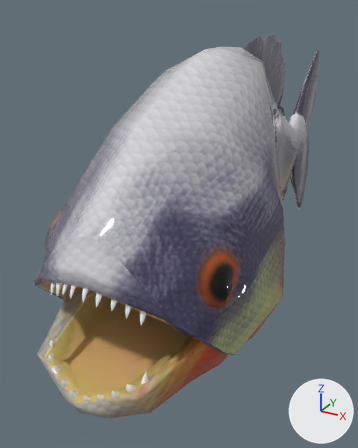
The FBX model Models/piranha_swim.fbx, before and after one commit.
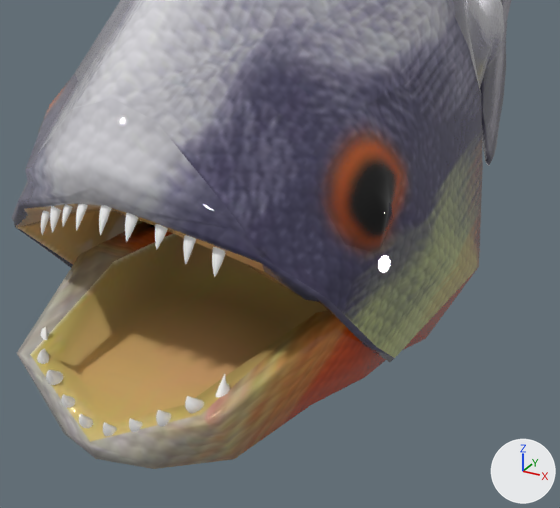
There are two pictures of each version: one whole from a camera (50 mm lens) standing at (0.0314, -0.0775, 0.0323) and looking at (-0.0085, -0.005, -0.004), one close up from a camera (50 mm lens) standing at (0.0279, -0.0722, 0.0189) and looking at (-0.0071, -0.0087, -0.0128). Arrows for +X, +Y and +Z are at lower right; the lights stay in place. Both versions are drawn at full value of the shape key 'mouth' of 'fish_body_noTurn'; the numbers are the values there. Vertices at the same position are counted once.

The scene before the commit, as lines of its bpy script (objects in view):
```python
me_mesh = bpy.data.meshes.new('Mesh')
me_mesh.from_pydata(...)  # 1842 vertices, 1893 faces; spans x -1.48..1.47, y -2.19..2.23, z -4.31..4.22
me_mesh.materials.append(mat_blinn2)  # picture img_piranha_colortest_jpg
me_mesh_005 = bpy.data.meshes.new('Mesh.005')
me_mesh_005.from_pydata(...)  # 150 vertices, 151 faces; spans x -0.253..0.308, y -0.586..0.536, z -0.908..0.062
me_mesh_005.materials.append(mat_blinn2)  # picture img_piranha_colortest_jpg
ob_fish_body_noturn = bpy.data.objects.new('fish_body_noTurn', me_mesh)
ob_fish_body_noturn.location = (0.0, -0.00228, 0.00458)
ob_fish_body_noturn.rotation_euler = (1.571, 0.0, 0.0)  # degrees (90, 0, 0)
ob_fish_body_noturn.scale = (0.01, 0.01, 0.01)
ob_fish_tail_noturn = bpy.data.objects.new('fish_tail_noTurn', me_mesh_005)
ob_fish_tail_noturn.parent = ob_fish_body_noturn
ob_fish_tail_noturn.location = (0.0000156, -0.0788, -3.606)
ob_fish_tail_noturn.scale = (0.302, 3.62, 1.8)
```
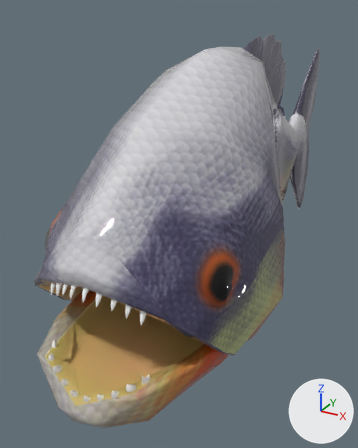
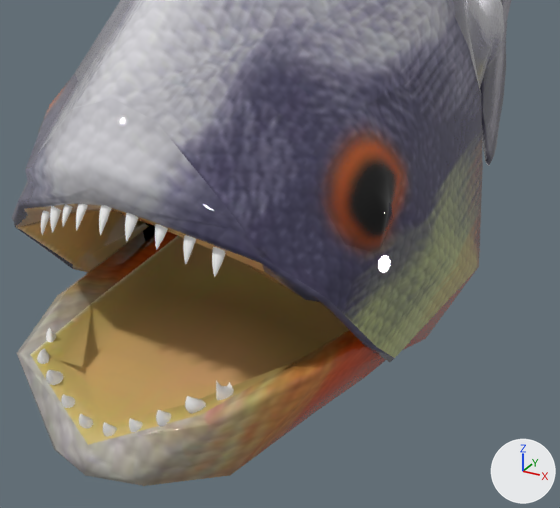
The change, as a diff of the scene's bpy script:
```diff
--- a/Models/piranha_swim.fbx.py
+++ b/Models/piranha_swim.fbx.py
@@ me_mesh @@
 # used by ob_fish_body_noturn; location = (0.0, -0.00228, 0.00458); rotation_euler = (1.571, 0.0, 0.0), in degrees (90, 0, 0); scale = (0.01, 0.01, 0.01)
-me_mesh.from_pydata(...)  # 1842 vertices, 1893 faces; spans x -1.48..1.47, y -2.19..2.23, z -4.31..4.22
+me_mesh.from_pydata(...)  # 1844 vertices, 1896 faces; spans x -1.48..1.47, y -2.19..2.23, z -4.31..4.29
+# me_mesh part 1: the loose piece of 73 vertices spanning x -0.73..-0.65, y -1.22..-1.02, z 3.8..3.89 is rebuilt with 73 vertices and now spans x -0.73..-0.65, y -1.23..-1.05, z 3.74..3.86
+# me_mesh part 2
+# 21 vertices are removed from x 0.63..0.72, y -1.19..-1.01, z 3.73..3.88
+# 44 faces are deleted
+# 9 vertices in x -0.32..0.3, y -1.44..-1.35, z 4.09..4.16 move by (0.0, -0.01, 0.01)
+# 5 vertices in x -1.04..1.08, y -0.94..-0.87, z 2.95..3.14 move by (0.0, -0.22, 0.27)
+# 5 vertices in x -0.37..0.34, y -1.6..-1.52, z 4.09..4.19 move by (0.0, -0.05, 0.1)
+# 4 vertices in x -0.15..0.29, y -1.44..-1.37, z 4.1..4.22 move by (0.0, -0.01, 0.02)
+# 4 vertices in x -0.12..0.26, y -1.44..-1.34, z 4.14..4.16 move by (0.0, 0.0, 0.01)
+# 4 vertices in x 0.65..0.68, y -1.16..-1.13, z 3.88..3.89 move by (0.0, -0.02, -0.03)
+# 91 vertices move from x -1.08..0.93, y -2.05..-0.9, z 1.86..4.21 to x -1.08..0.93, y -2.11..-1.01, z 2.07..4.28
+# 23 vertices are added at x 0.61..0.74, y -1.2..-1.03, z 3.72..3.98
+# 47 new faces join them
 me_mesh.materials.append(mat_blinn2)
```

Pixel boxes [x1, y1, x2, y2] of what changed, in the close-ups (560 x 508 px; the box of a moved part takes in the faces that stretch with it):
'fish_body_noTurn', reshaped
    before: [12, 0, 504, 469]
    after: [12, 0, 504, 486]
part 1 of me_mesh, rebuilt
    before: [40, 327, 49, 340]
    after: [46, 328, 56, 342]
part 2 of me_mesh, moved or reshaped
    before: [17, 222, 478, 469]
    after: [17, 225, 478, 486]
